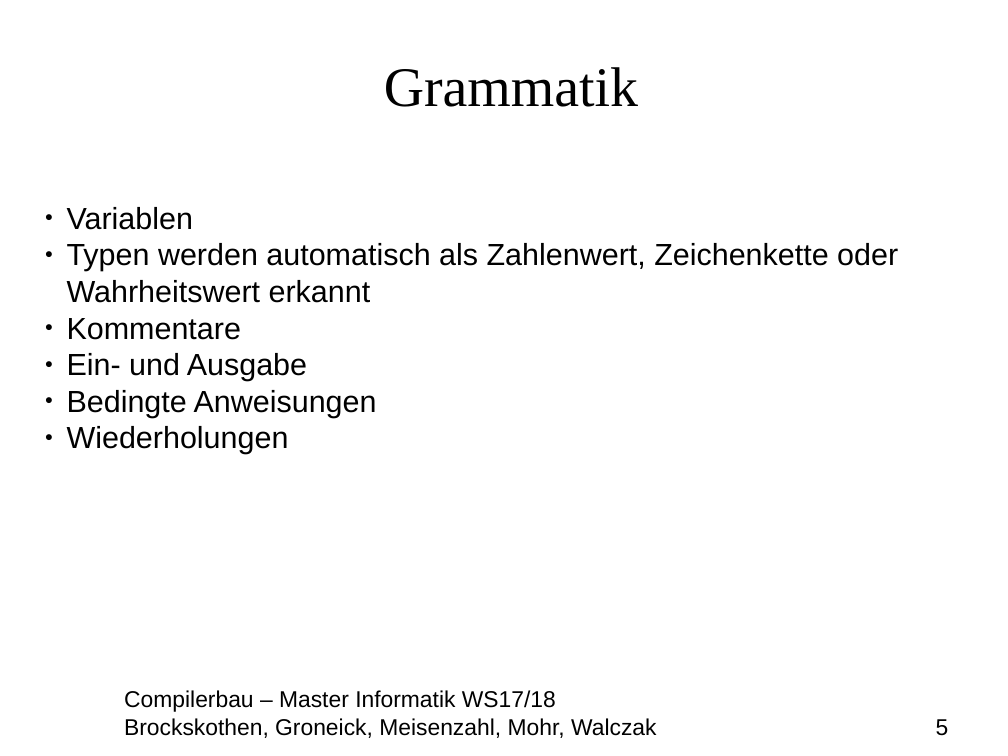
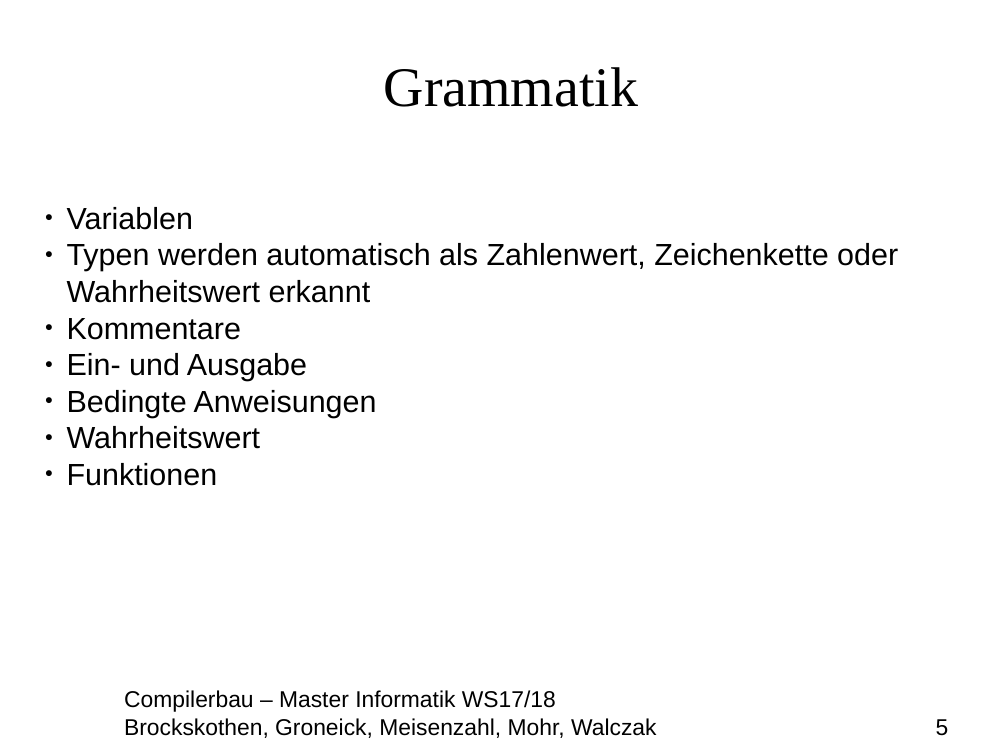
Before and after one commit to MasterInformatikHsBochum/Eine-deutsche-Praesentation, a slide deck: slide 5 of Präsentation.odp. Drawn at 1008x756 pixels with LibreOffice and Linux fonts; fonts in the diff are those of the drawing; background and template pictures are left out. Boxes give left, top, right and bottom in pixels: in the first picture for what was removed or moved away, otherwise in the second. Text is boxed around its words. In the diff, an @@ line names an element or a change of style, - is before the commit and + after.

Commit message:
FUNKTIONEN

```diff
--- a/Präsentation.odp
+++ b/Präsentation.odp
@@ text at [67,426,261,486]: text changed @@
-● Wiederholungen
+● Wahrheitswert
+● Funktionen
```
Also in this commit, not shown: 1 other file.
